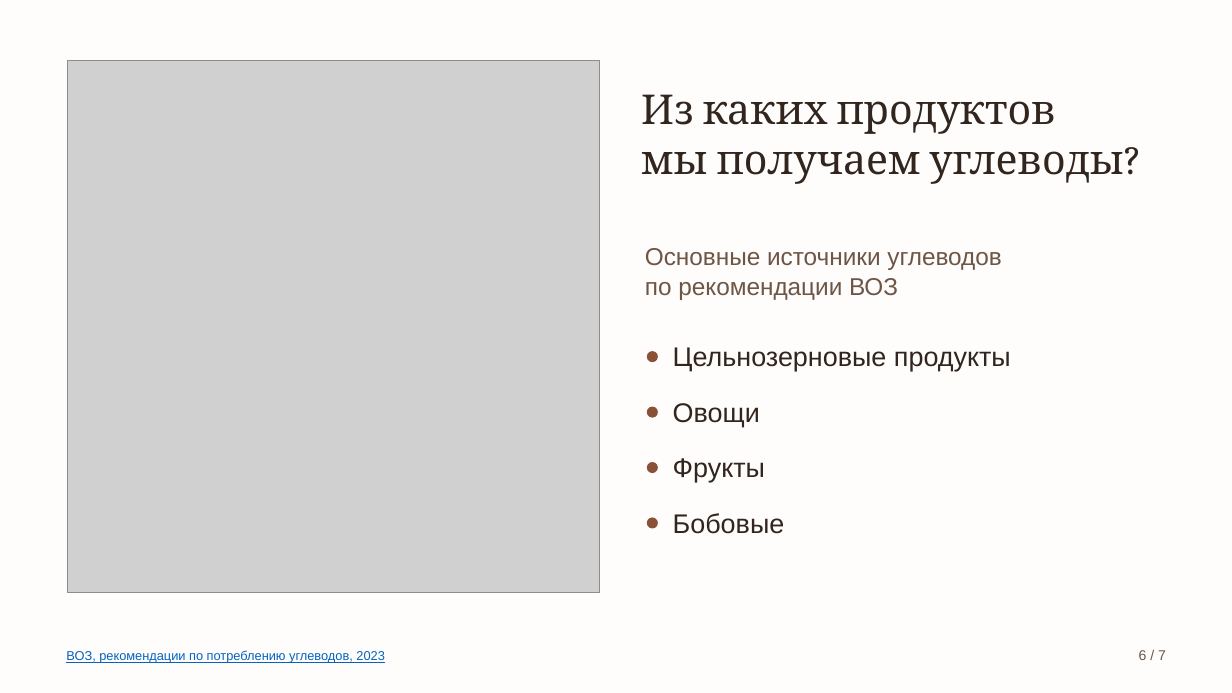
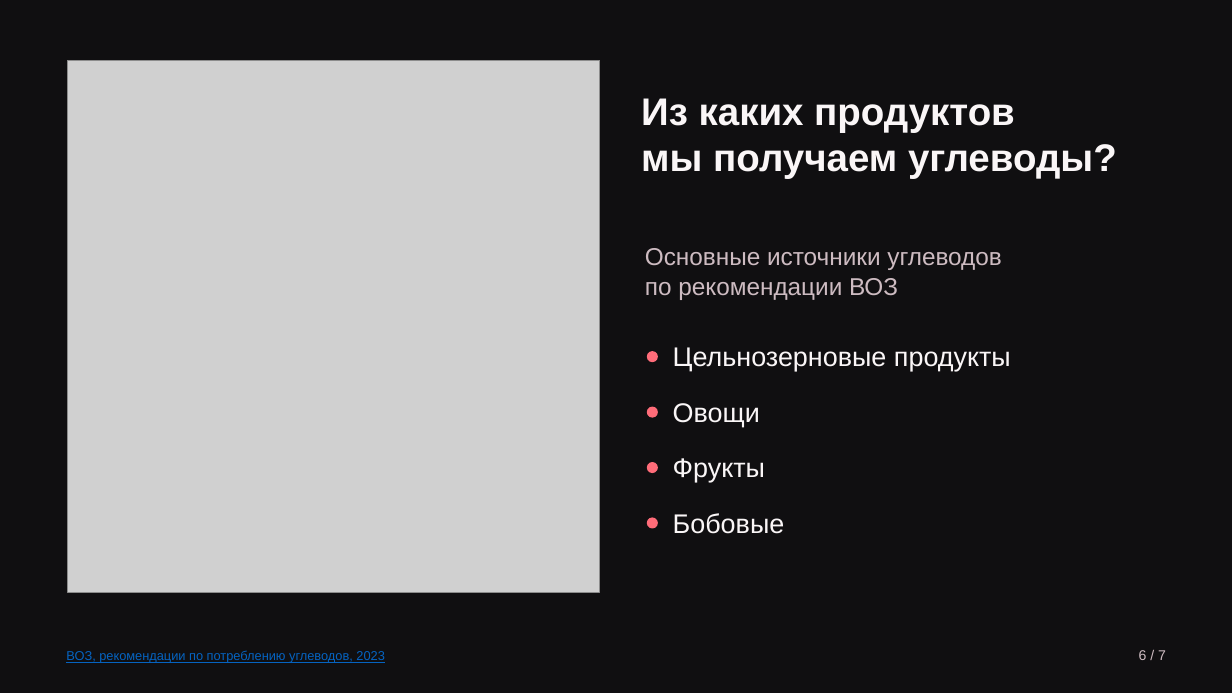
Before and after one commit to vetementaI/presentations, a slide deck: slide 6 of Углеводы и мозг.pptx. Drawn at 1232x693 pixels with LibreOffice and Linux fonts; fonts in the diff are those of the drawing; grey boxes stand for pictures. Boxes give left, top, right and bottom in pixels: in the first picture for what was removed or moved away, otherwise in the second. Text is boxed around its words. In the diff, an @@ line names an element or a change of style, - is before the commit and + after.

```diff
--- a/Углеводы и мозг.pptx
+++ b/Углеводы и мозг.pptx
@@ background #FEFDFB to #100F11 @@
@@ text "Из каких продуктов" at bbox=[641, 98, 1117, 179]: size 32 to 30 pt, font Cambria to Arial, text colour #31251E to #FAF6F7, bold on @@
@@ text "Основные источники углеводов" at bbox=[645, 248, 1002, 300]: text colour #6E5647 to #CDBBC1 @@
@@ text colour #31251E to #FAF6F7 in 4 elements at bbox=[673, 347, 1011, 372], bbox=[673, 403, 760, 427], bbox=[673, 458, 765, 482], bbox=[673, 513, 785, 534] @@
@@ fill #8B5136 to #FF6C79 in 4 elements at bbox=[647, 351, 658, 362], bbox=[647, 407, 658, 418], bbox=[647, 462, 658, 473], bbox=[647, 518, 658, 529] @@
@@ text "6 / 7" at bbox=[1139, 650, 1166, 660]: text colour #6E5647 to #CDBBC1 @@
```
Also in this commit, not shown: 6 other slides changed, 2 other files.
